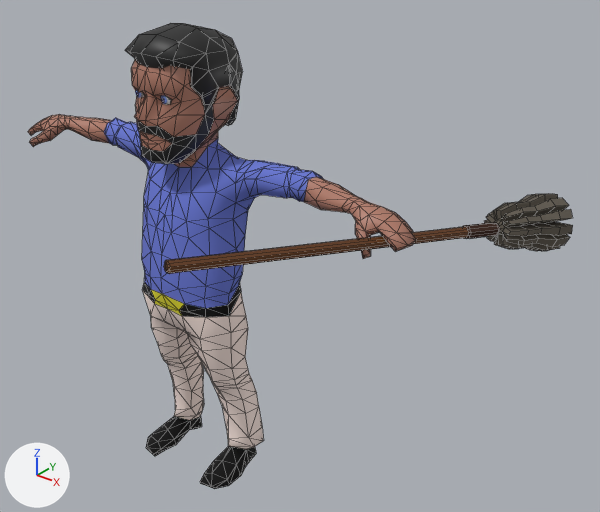
The FBX model HackNation/Assets/Assets/Models/man1.fbx, before and after one commit.
Both versions are drawn from a 50 mm camera at (0.01148, -0.0108, 0.01264) aimed at (0.00181, 0.00128, 0.00515). Arrows for +X, +Y and +Z are at lower left; the lights stay in place. Mesh edges are drawn as thin lines on the coarser meshes. Where no turn or scale is listed for an object, it has been applied to the vertices.

Names of what the first picture shows: 'lpMaleG.007', 'lpMaleG.008'.
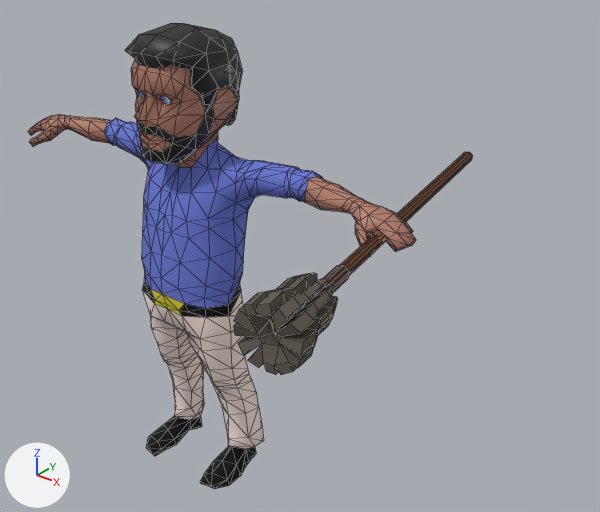
Diff of the bpy script that builds the scene:
```diff
--- a/HackNation/Assets/Assets/Models/man1.fbx.py
+++ b/HackNation/Assets/Assets/Models/man1.fbx.py
@@ me_mesh_008 @@
 me_mesh_008.from_pydata(...)  # 982 vertices, 1672 faces; spans x -0.00518..0.00656, y -0.0037..0.0039, z 0.00001..0.00971
 # used by ob_lpmaleg_008; location = (0.0, 0.0, 0.0)
+# me_mesh_008 part 1: the loose piece of 258 vertices spanning x 0.00322..0.00656, y -0.0037..0.0039, z 0.00572..0.0074 is multiplied about its middle by the matrix ((0.98, -0.198, 0.001), (-0.197, -0.975, 0.105), (0.02, 0.103, 0.994)), then moved by (-0.00015, 0.00003, 0.00012)
 me_mesh_008.materials.append(mat_peoplecolors_002)
```

Pixel boxes [x1, y1, x2, y2] of what changed, in the pictures (600 x 512 px; the box of a moved part takes in the faces that stretch with it):
'lpMaleG.008', reshaped (18% narrower): before [28, 60, 573, 489]; after [28, 60, 473, 489]
part 1 of me_mesh_008, moved or reshaped: before [164, 194, 573, 274]; after [233, 152, 473, 375]
